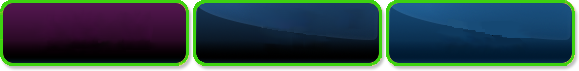
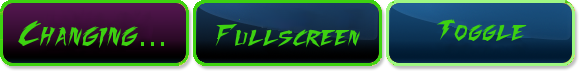
Two versions of the same layered image (579×71). Layer-by-layer changes:
renamed "#2" to "Toggle", painted on it over (x1=436, y1=19, x2=527, y2=41)
renamed "#1" to "Fullscreen", painted on it over (x1=215, y1=19, x2=360, y2=48)
renamed (unnamed layer) to "Changing...", painted on it over (x1=18, y1=20, x2=164, y2=48)
painted on "button_sprite_sheet.png" over (x1=386, y1=0, x2=575, y2=66)
